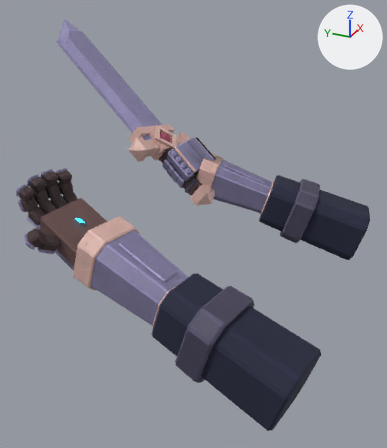
The Blender file tools/blender/characters/spellblade/source/spellblade-first-person.blend: old version first, new version second.
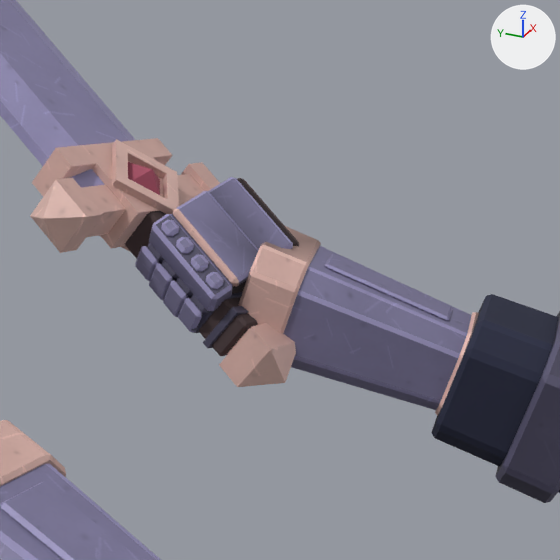
Old and new are each drawn whole from a camera (50 mm lens) standing at (-1.382, -0.111, 0.333) and looking at (-0.002, 0.51, -0.357) and again close up on the part from 31% to 78% of the width and 18% to 58% of the height. The lights are fixed; the arrows at upper right show +X, +Y and +Z. The first two pictures are the older version.

In view in the first close-up: 'Arm.L', 'Arm.R', 'HeroSword'.
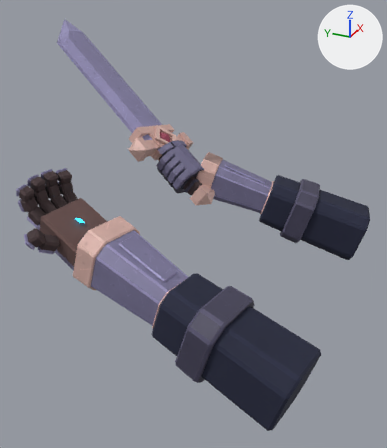
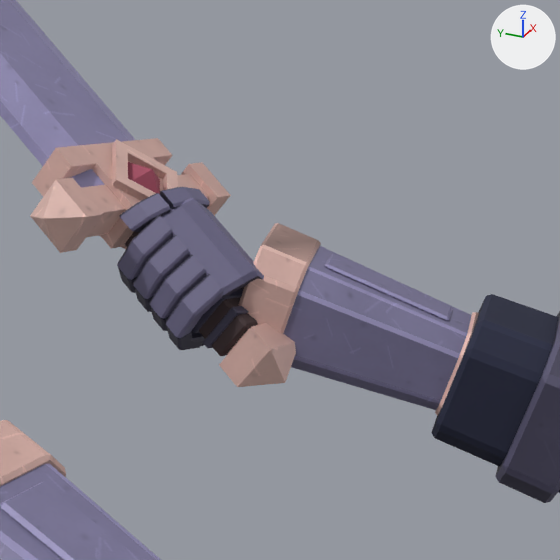
Commit message: Rebuild the first person sword gauntlet as fitted articulated armor

Edits to the scene script, one JSON object a line:
```json
{"block": "me_arm_r", "where": "# used by ob_arm_r; location = (0.0, 0.0, 0.0)"}
{"op": "remove", "block": "me_arm_r", "code": "me_arm_r.from_pydata(...)  # 1152 vertices, 1238 faces; spans x 0.227..0.534, y 0.027..0.759, z -0.58..-0.186"}
{"op": "add", "block": "me_arm_r", "code": "me_arm_r.from_pydata(...)  # 656 vertices, 572 faces; spans x 0.209..0.534, y 0.027..0.777, z -0.58..-0.19"}
{"block": "me_arm_r", "change": "me_arm_r part 1: the loose piece of 24 vertices spanning x 0.246..0.394, y 0.576..0.739, z -0.34..-0.191 is rebuilt with 40 vertices and now spans x 0.23..0.367, y 0.583..0.724, z -0.37..-0.197, in mat_kitmetal"}
{"block": "me_arm_r", "change": "me_arm_r part 2: 22 loose pieces with 528 vertices, spanning x 0.23..0.367, y 0.622..0.759, z -0.363..-0.219, are deleted"}
{"block": "me_arm_r", "change": "me_arm_r part 3: 336 vertices removed from x 0.227..0.355, y 0.577..0.759, z -0.35..-0.186; 352 vertices added at x 0.209..0.372, y 0.581..0.777, z -0.384..-0.19"}
```

Location of each change, (x1, y1, x2, y2) in pixels of the close-ups (560 x 560 px; the box of a moved part takes in the faces that stretch with it):
```json
{"object": "Arm.R", "change": "reshaped", "before": [135, 177, 560, 503], "after": [117, 187, 560, 503]}
{"part": 1, "of": "me_arm_r", "change": "rebuilt", "before": [232, 178, 299, 294], "after": [161, 198, 264, 299], "on screen": "mostly hidden before"}
{"part": 2, "of": "me_arm_r", "change": "deleted", "before": [148, 220, 224, 317], "on screen": "blue"}
{"part": 3, "of": "me_arm_r", "change": "moved or reshaped", "before": [135, 177, 293, 333], "after": [117, 187, 223, 350]}
```
